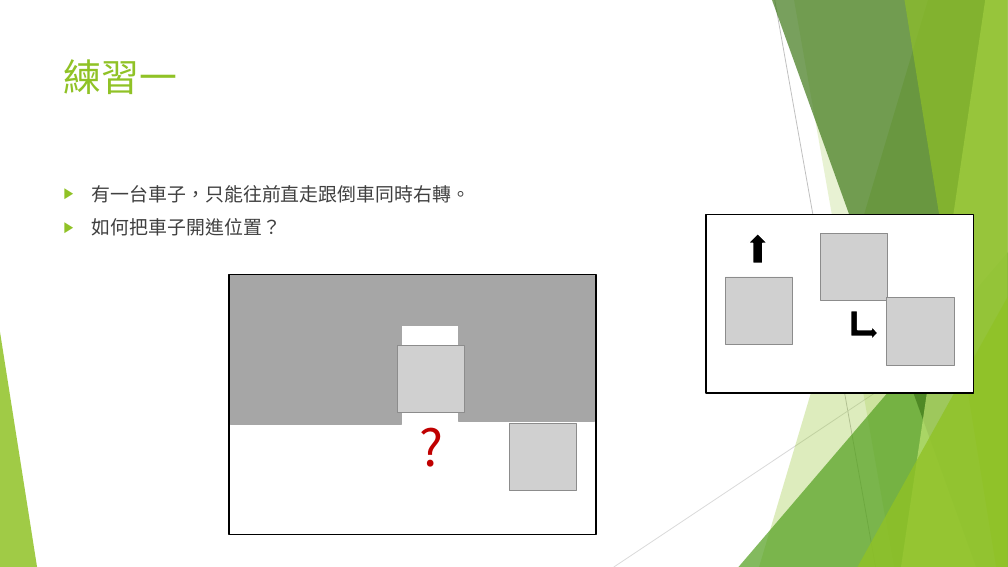
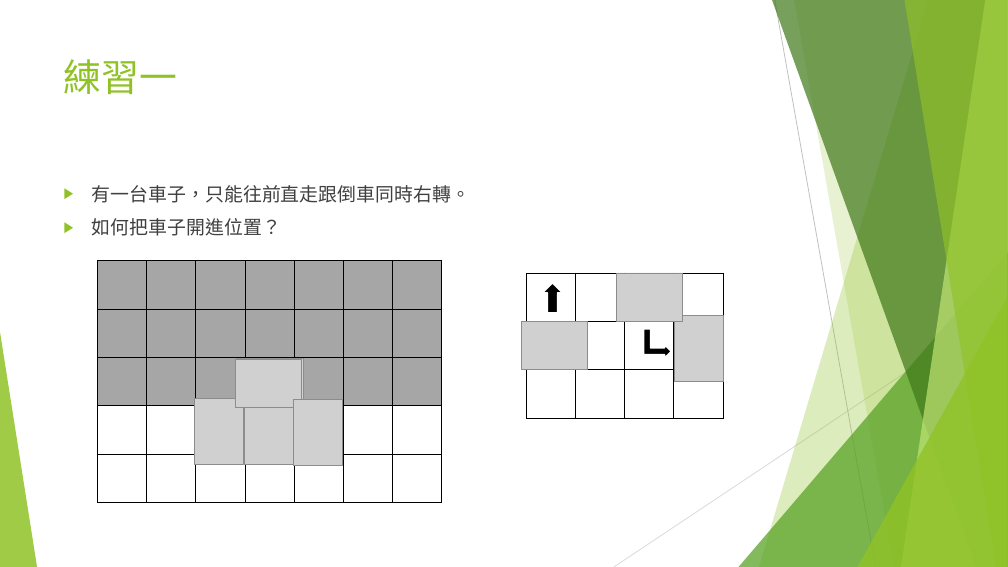
Before and after one commit to liulawsi/My_PPTs, a slide deck: slide 7 of LCC/Java/02再嚐Java Coffee_運算思維.pptx. Drawn at 1008x567 pixels with LibreOffice and Linux fonts; fonts in the diff are those of the drawing; grey boxes stand for pictures; background and template pictures are left out. Boxes give left, top, right and bottom in pixels: in the first picture for what was removed or moved away, otherwise in the second. Text is boxed around its words. In the diff, an @@ line names an element or a change of style, - is before the commit and + after.

```diff
--- a/LCC/Java/02再嚐Java Coffee_運算思維.pptx
+++ b/LCC/Java/02再嚐Java Coffee_運算思維.pptx
@@ rectangle removed at box(706, 215, 974, 393) @@
@@ table added at box(98, 261, 442, 503), 5 rows, 7 columns @@
+ |  |  |  |  |  | 
+ |  |  |  |  |  | 
+ |  |  |  |  |  | 
+ |  |  |  |  |  | 
+ |  |  |  |  |  | 
@@ group removed at box(229, 274, 596, 535): 4 rectangles @@
@@ table added at box(526, 273, 723, 418), 3 rows, 4 columns @@
+ |  |  | 
+ |  |  | 
+ |  |  | 
@@ up arrow: place and size @@
-up arrow at box(748, 234, 768, 264)
+up arrow at box(542, 283, 563, 313)
@@ picture: place and size @@
-picture at box(820, 234, 888, 301)
+picture at box(617, 273, 682, 322)
@@ picture at box(522, 321, 588, 369): rotation 0 to 90 degrees @@
@@ bent up arrow: place and size @@
-bent up arrow at box(851, 311, 879, 340)
+bent up arrow at box(644, 329, 671, 358)
@@ picture at box(675, 316, 723, 382): rotation 90 to 0 degrees @@
@@ picture added at box(235, 359, 301, 407) @@
@@ picture: place and size @@
-picture at box(398, 345, 465, 412)
+picture at box(236, 358, 303, 406)
@@ picture added at box(194, 399, 243, 464) @@
@@ picture: place and size @@
-picture at box(887, 298, 954, 365)
+picture at box(244, 399, 293, 464)
@@ text "?": place and size @@
-text "?" at box(413, 412, 453, 481)
+text "?" at box(250, 399, 290, 468)
@@ picture added at box(293, 399, 342, 465) @@
```
Also in this commit, not shown: 4 other slides changed, 15 other files.
